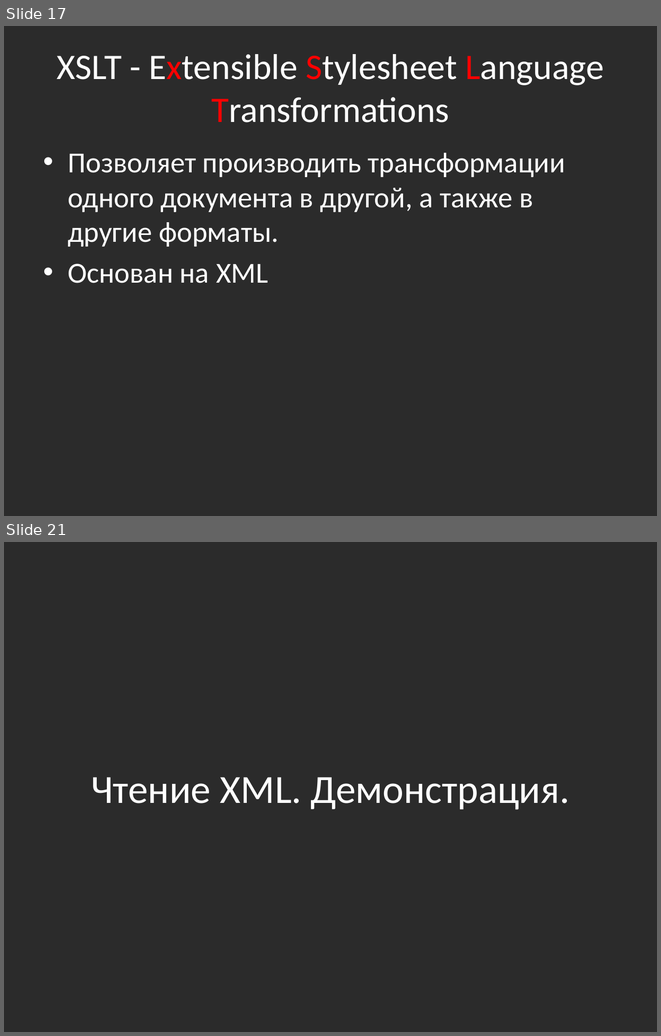
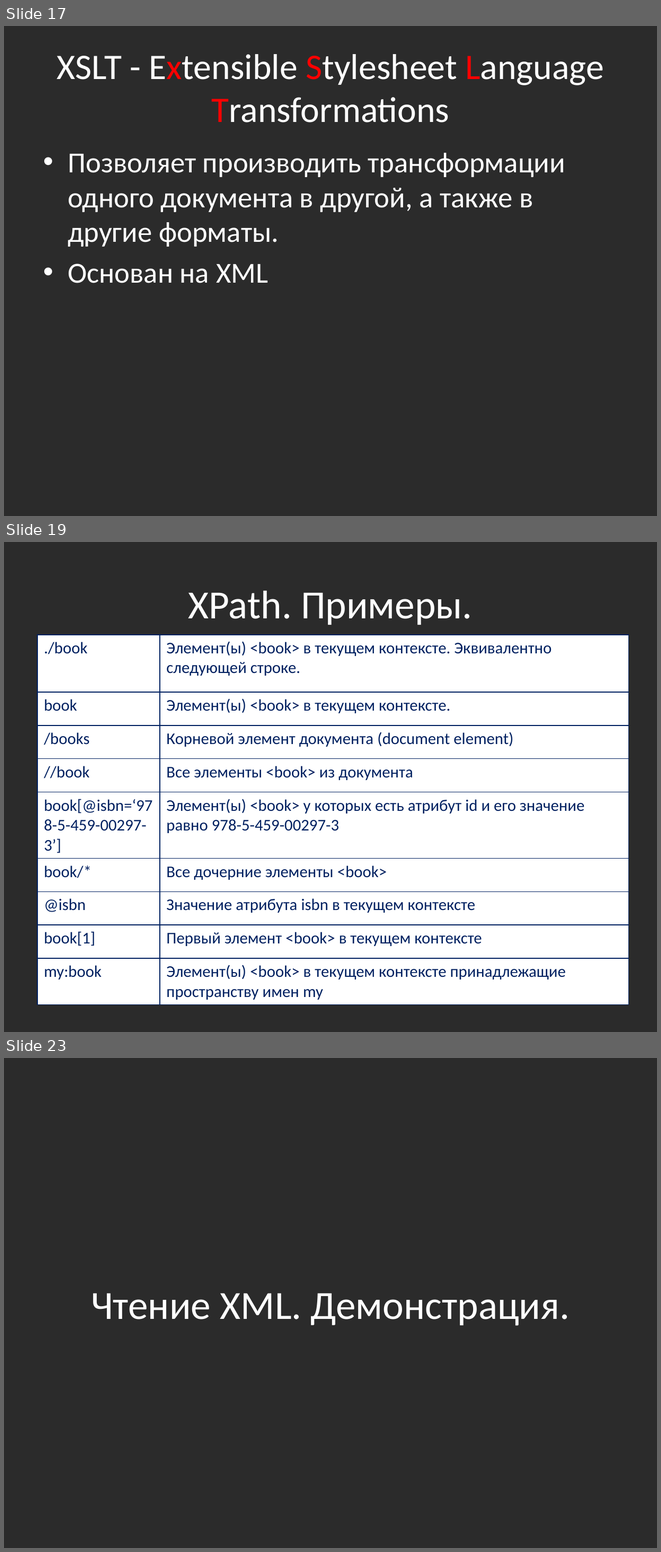
Before and after one commit to bazile/Training, a slide deck: Presentation/lesson-06-xml.pptx. Shown one above the other, each under a label of ours: slides 17 and 21 before the commit, slides 17, 19 and 23 after it; the slides between them are not shown. The pictures are 661x1036 and 661x1552 pixels, drawn with LibreOffice and Linux fonts; fonts in the diff are those of the drawing; background and template pictures are left out; a plain dark background stands for a picture behind light text. Boxes give left, top, right and bottom in pixels: in the first picture for what was removed or moved away, otherwise in the second. Text is boxed around its words. In the diff, an @@ line names an element or a change of style, - is before the commit and + after.

```diff
--- a/Presentation/lesson-06-xml.pptx
+++ b/Presentation/lesson-06-xml.pptx
@@ slide 19 added at box(4, 542, 657, 1032), background picture (left out) @@
@@ title added at box(188, 590, 473, 625), 44 pt, text #FFFFFF @@
+XPath. Примеры.
@@ table added at box(37, 635, 629, 1003), 9 rows, 2 columns @@
+./book | Элемент(ы) <book> в текущем контексте. Эквивалентно следующей строке.
+book | Элемент(ы) <book> в текущем контексте.
+/books | Корневой элемент документа (document element)
+//book | Все элементы <book> из документа
+book[@isbn=‘978-5-459-00297-3’] | Элемент(ы) <book> у которых есть атрибут id и его значение равно 978-5-459-00297-3
+book/* | Все дочерние элементы <book>
+@isbn | Значение атрибута isbn в текущем контексте
+book[1] | Первый элемент <book> в текущем контексте
+my:book | Элемент(ы) <book> в текущем контексте принадлежащие пространству имен my
@@ what was slide 21 is now slide 23 @@
```
Also in this commit, not shown: 3 slides changed, 3 other slides added, 1 slide removed, 2 other files.
